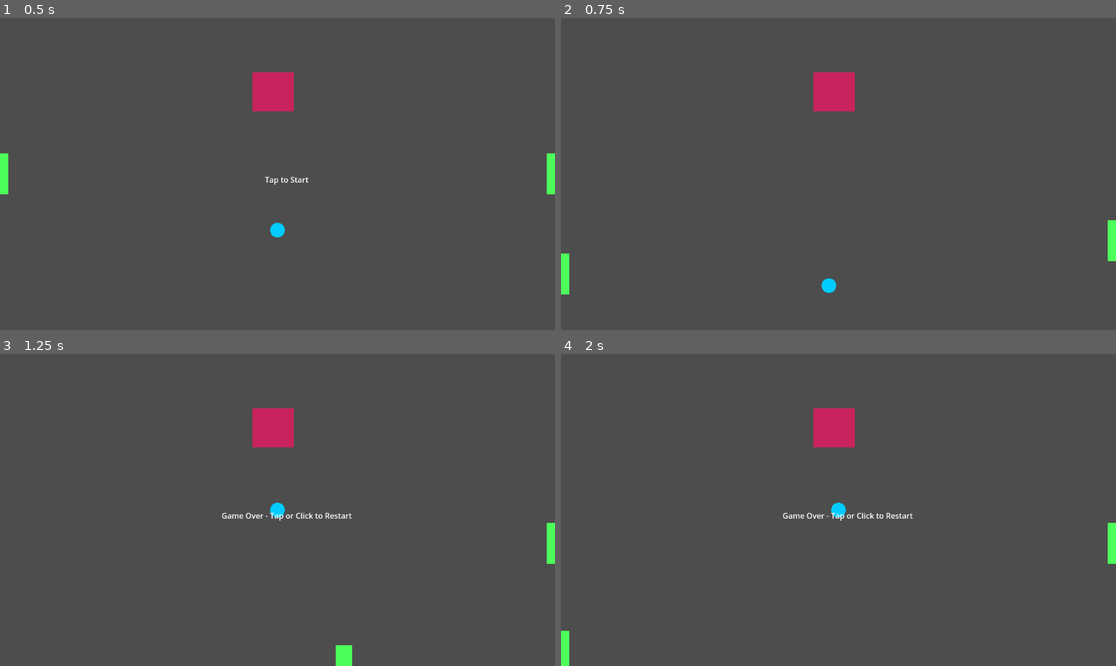
Above: before the commit, frames 1-4 (two rows, left to right).
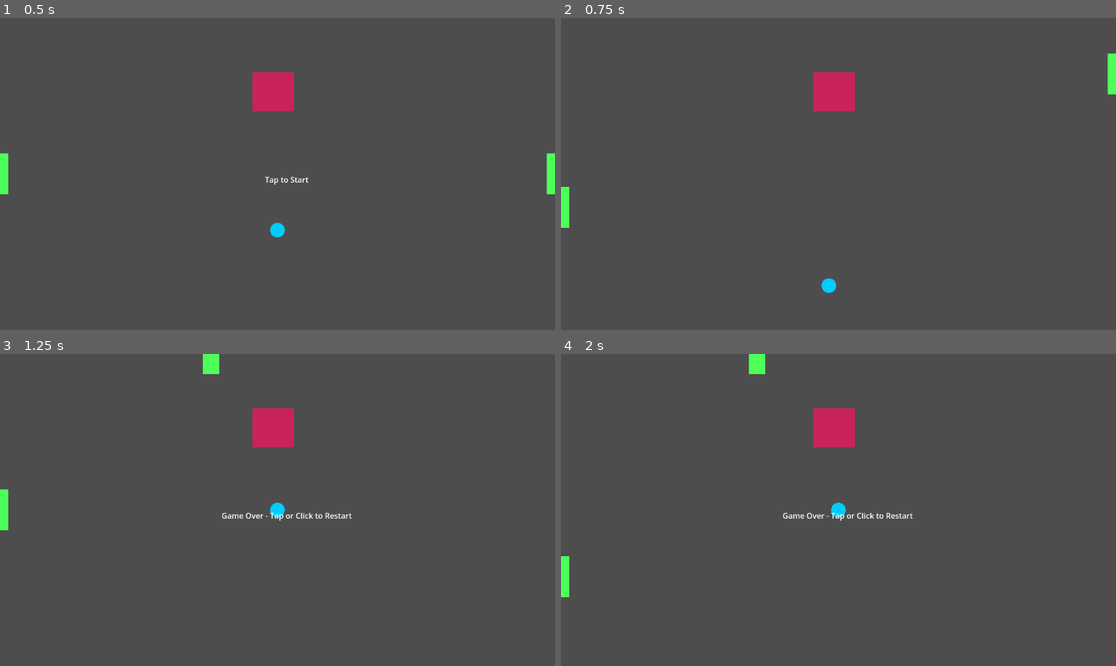
Above: after the commit, the same moments.

Repository: JTheoMitr/pong-infinity
Game: Godot game, scene res://main.tscn
Same seed, same stepped clock (60 frames per second), same inputs: the game is played once before the commit and once after it.
Inputs (mouse positions are in pixels of both pictures, inside the frame that each line leads up to):
- Up to frame 1 (0.5 s): no input
- Up to frame 2 (0.75 s): tap Enter at 0.5 s; move the mouse to (960, 158) at 0.52 s; hold Up (ui_up) from 0.53 s (still down); tap S (s) at 0.6 s; click (960, 158) at 0.67 s
- Up to frame 3 (1.25 s): keep holding Up (ui_up); tap W (w) at 0.8 s
- Up to frame 4 (2 s): release Up (ui_up) at 1.25 s; tap Enter at 1.25 s; drag from (727, 525) to (810, 572) at 1.27 s

Frame 1 is identical in both runs. In frame 2, 0.8% of the frame differs, in the area x 0-100%, y 11-89%; in frame 3, 0.8%, in the area x 0-100%, y 0-100%; in frame 4, 0.8%.

Commit message:
control and clamping
updated controls on paddles for up/down and added pos int to fmod to fix 'vanish' issue in top left corner

Diff:
--- a/paddle.gd
+++ b/paddle.gd
@@ -43,9 +43,9 @@
 
 	# --- Keyboard for desktop testing ---
 	if is_left:
+		input_value = Input.get_axis("s", "w")
+	else:
 		input_value = Input.get_axis("ui_up", "ui_down")
-	else:
-		input_value = Input.get_axis("w", "s")
 
 	# --- Touch / Mouse drag for mobile or desktop ---
 	if touch_active:
@@ -54,7 +54,7 @@
 		elif touch_y > position.y:
 			input_value = -1.0
 
-	perimeter_pos = fmod(perimeter_pos + input_value * (speed / 1000.0) * delta, 1.0)
+	perimeter_pos = fmod(perimeter_pos + 1.0 + input_value * (speed / 1000.0) * delta, 1.0)
 	position = perimeter_to_screen(perimeter_pos)
 
 
